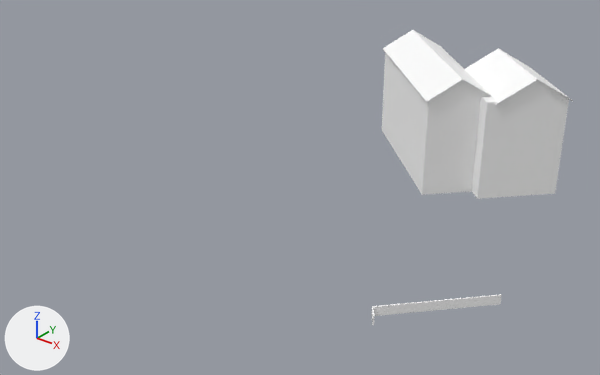
The glTF model cities/arlov-borggatan/pack/tiles/c-4_6.glb, before and after one commit.
Both versions are drawn from a 50 mm camera at (-149.4, 305.9, 52.8) aimed at (-211.6, 383.7, 4.6). The lights are fixed; the arrows at lower left show +X, +Y and +Z. The older version comes first. Where no turn or scale is listed for an object, it has been applied to the vertices.

Script lines for the objects in view, before the commit:
```python
me_sm_building_w126920223 = bpy.data.meshes.new('SM_Building_w126920223')
me_sm_building_w126920223.from_pydata(...)  # 73 vertices, 70 faces; spans x -16.2..16.2, y -11.7..11.7, z -8.4..8.4
# faces by material slot: [16, 16, 4, 16, 2, 16]
me_sm_building_w126920223.materials.append(mat_m_wall_plaster_green_upper)  # white #ffffff
me_sm_building_w126920223.materials.append(mat_m_wall_plaster_green_ground)  # white #ffffff
me_sm_building_w126920223.materials.append(mat_m_wall_plaster_green_blank)  # white #ffffff
me_sm_building_w126920223.materials.append(mat_m_roof_tiles_red)  # white #ffffff
me_sm_building_w126920223.materials.append(mat_m_roof_flat_tar)  # white #ffffff
me_sm_building_w126920223.materials.append(mat_m_concrete)  # white #ffffff
me_sm_wall_fence__4_6 = bpy.data.meshes.new('SM_Wall_Fence_-4_6')
me_sm_wall_fence__4_6.from_pydata(...)  # 39 vertices, 60 faces; spans x -4.77..4.77, y -5.74..5.74, z -0.65..0.65
me_sm_wall_fence__4_6.materials.append(mat_m_wall_wood_white_blank)  # white #ffffff
ob_sm_building_w126920223 = bpy.data.objects.new('SM_Building_w126920223', me_sm_building_w126920223)
ob_sm_building_w126920223.location = (-201.88, 407.31, 10.56)
ob_sm_wall_fence__4_6 = bpy.data.objects.new('SM_Wall_Fence_-4_6', me_sm_wall_fence__4_6)
ob_sm_wall_fence__4_6.location = (-183.65, 370.75, 4.08)
```
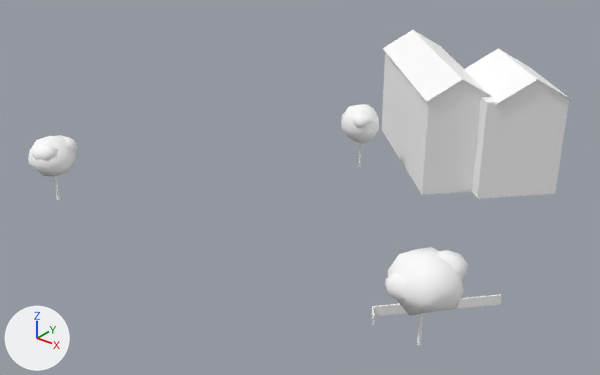
The newer file is also turned or shifted as a whole; pictures and numbers use the older file's frame.

The change, as a list of edits to the scene's bpy script:
```text
Add mat_m_leaf:
    mat_m_leaf = principled_material('M_Leaf')
    mat_m_leaf.base_color = (1.0, 1.0, 1.0)  # white #ffffff
    mat_m_leaf.roughness = 0.902
Add mat_m_bark_wood:
    mat_m_bark_wood = principled_material('M_Bark_Wood')
    mat_m_bark_wood.base_color = (1.0, 1.0, 1.0)  # white #ffffff
    mat_m_bark_wood.roughness = 0.953
Add me_sm_trees__4_6:
    me_sm_trees__4_6.from_pydata(...)  # 414 vertices, 756 faces; spans x -31.1..31.1, y -20.1..20.1, z -5.7..5.7
    # faces by material slot: [36, 720]
    me_sm_trees__4_6.materials.append(mat_m_bark_wood)  # white #ffffff
    me_sm_trees__4_6.materials.append(mat_m_leaf)  # white #ffffff
Add ob_sm_trees__4_6:
    ob_sm_trees__4_6 = bpy.data.objects.new('SM_Trees_-4_6', me_sm_trees__4_6)
    ob_sm_trees__4_6.location = (-208.91, 380.19, 8.33)
```

What differs and where, as boxes [x1, y1, x2, y2] in the pictures (600 x 375 px):
'SM_Trees_-4_6', added: after [27, 104, 468, 346]
    faces in mat_m_leaf (white #ffffff): [27, 104, 468, 316]
    faces in mat_m_bark_wood (white #ffffff): [54, 143, 423, 346]
